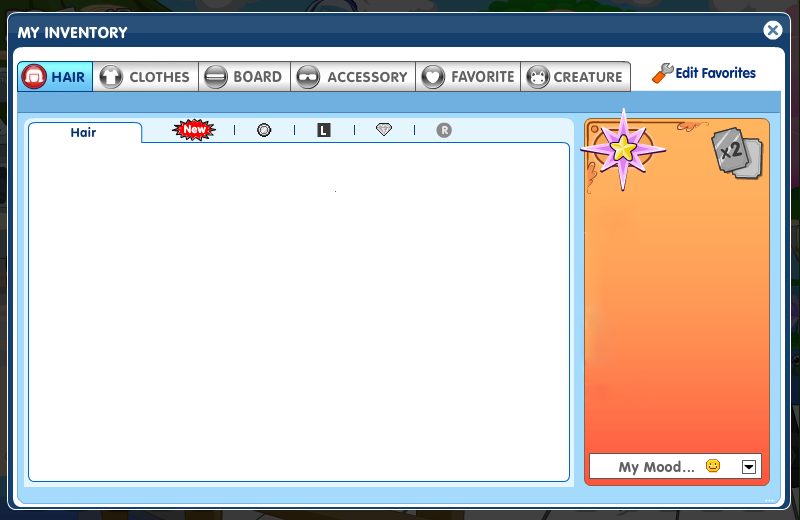
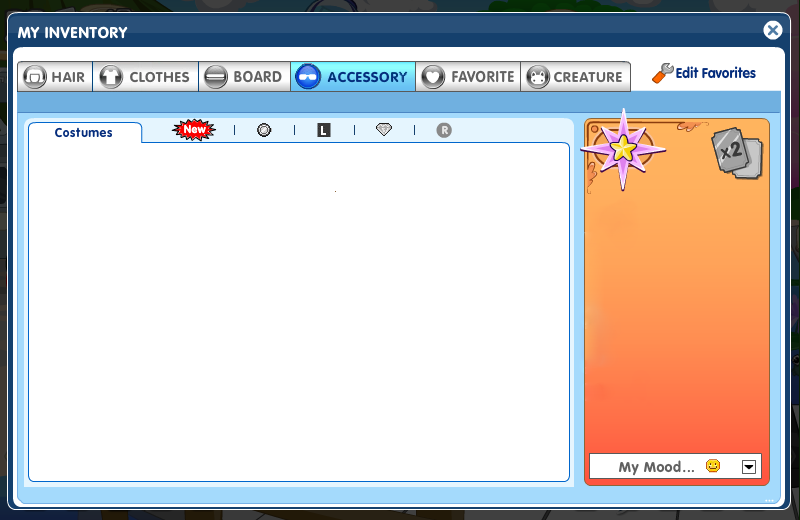
The second (800, 520) image is a revision of the first. Changes to its layers:
hid "hair-tab" over [17, 61, 415, 138]
added group "accessories" with 2 layers above "top-tab" over [17, 61, 415, 138]
added layer "accessories-tab" in group "accessories" over [17, 61, 415, 138]
